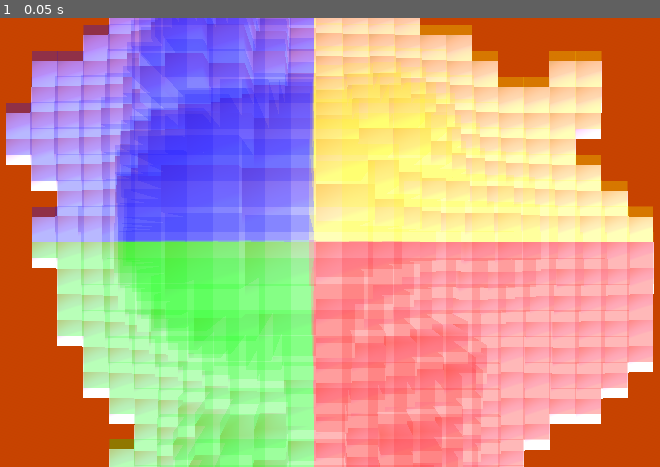
Above: before the commit, frame 1.
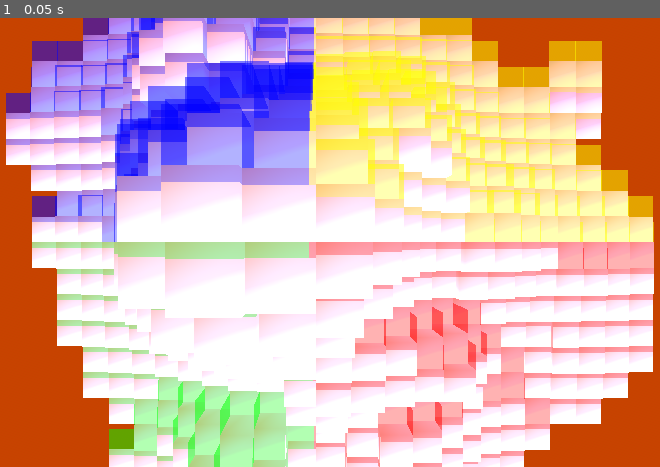
Above: after the commit, the same moment.

Repository: albusdemens/mangrove
Game: Godot game, scene res://scene_2.tscn
The game is run twice, just before and just after one commit, with the same random seed, the same clock (stepped at 60 frames per second) and the same inputs.
Inputs:
- Up to frame 1 (0.05 s): no input

The runs differ from the first frame. In frame 1, 58% of the frame differs, in the area x 0-100%, y 0-100%.

Commit message:
Trying to correclty display characters over mountain top

Diff:
--- a/scenes/scene2/scripts/MountainQuadrants.gd
+++ b/scenes/scene2/scripts/MountainQuadrants.gd
@@ -1,38 +1,41 @@
-@tool # Add this to make the script run in editor
 extends MeshInstance3D
 
 @export var band1_normal: Vector3 = Vector3(1, 0, 0).normalized()
 @export var band2_normal: Vector3 = Vector3(0, 0, 1).normalized()
-@export var overlay_opacity: float = 0.15 # Adjust transparency level
-@export var update_overlay: bool = false: set = _update_overlay # Button to update in editor
+@export var overlay_opacity: float = 0.3
+@export var character_scale: float = 0.1
+@export var motion_speed: float = 0.5
+@export var motion_radius: float = 1.0  # Reduced radius to keep objects closer to center
+
+# Define paths to 3D models for each character type
+@export_dir var models_directory: String = "res://models/"
+@export var cube_model_path: String = "res://models/cube.tscn"
+@export var pyramid_model_path: String = "res://models/pyramid.tscn"
+@export var sphere_model_path: String = "res://models/sphere.tscn"
+@export var octahedron_model_path: String = "res://models/octahedron.tscn"
 
 var highest_point: Vector3 = Vector3(0, 0, 0)
-var original_material = null
-var overlay: MeshInstance3D = null
-
-func _update_overlay(_value):
-	update_overlay = false # Reset the button
-	if Engine.is_editor_hint():
-		# Remove existing overlay if any
-		if overlay and overlay.is_inside_tree():
-			overlay.queue_free()
-			await get_tree().process_frame
-		# Create new overlay
-		calculate_highest_point()
-		create_quadrant_overlay()
+var characters = []
+
+# Define quadrant colors - same as used in the shader
+var quadrant_colors = {
+	1: Color(1.0, 0.0, 0.0),  # Red - Q1
+	2: Color(0.0, 1.0, 0.0),  # Green - Q2
+	3: Color(0.0, 0.0, 1.0),  # Blue - Q3
+	4: Color(1.0, 1.0, 0.0)   # Yellow - Q4
+}
 
 func _ready():
-	if not Engine.is_editor_hint():
-		# Only do this at runtime, not in editor
-		calculate_highest_point()
-		create_quadrant_overlay()
-
-func calculate_highest_point():
-	# Store the original material
-	if material_override:
-		original_material = material_override
-
-	# Find the highest point of the mesh in world space
+	# Find the highest point of the mesh
+	find_highest_point()
+
+	# Apply the quadrant overlay
+	apply_quadrant_overlay()
+
+	# Place characters at the highest point
+	place_characters()
+
+func find_highest_point():
 	var mesh_data = get_mesh()
 	if mesh_data:
 		var highest_y = -INF
@@ -53,9 +56,6 @@
 			var arrays = arr_mesh.surface_get_arrays(0)
 			if arrays.size() > 0:
 				vertices = arrays[Mesh.ARRAY_VERTEX]
-		else:
-			printerr("Error: Unsupported mesh type.")
-			return
 
 		if not vertices.is_empty():
 			for vertex in vertices:
@@ -68,48 +68,47 @@
 		else:
 			print("No vertices found in mesh")
 
-func create_quadrant_overlay():
-	# Create a duplicate of the mesh to use as an overlay
-	overlay = MeshInstance3D.new()
-	overlay.mesh = mesh.duplicate()
+func apply_quadrant_overlay():
+	# Create a duplicate mesh for the overlay
+	var overlay = MeshInstance3D.new()
+	overlay.mesh = get_mesh().duplicate()
 	overlay.name = "QuadrantOverlay"
 
-	# Create the overlay shader material
+	# Create transparent shader material
 	var shader_mat = ShaderMaterial.new()
 	var shader = Shader.new()
 
-	# Shader for transparent quadrant colors
 	shader.code = """
 shader_type spatial;
-render_mode blend_mix, depth_test_disabled, unshaded;
-
-uniform vec3 highest_point = vec3(0.0, 0.0, 0.0);
-uniform vec3 band1_normal = vec3(1.0, 0.0, 0.0);
-uniform vec3 band2_normal = vec3(0.0, 0.0, 1.0);
-uniform float opacity = 0.3;
+render_mode blend_mix, cull_disabled, unshaded;
+
+uniform vec3 highest_point;
+uniform vec3 band1_normal;
+uniform vec3 band2_normal;
+uniform float opacity;
 
 void fragment() {
-	// Get world position
+	// World position calculation
 	vec3 world_pos = (MODEL_MATRIX * vec4(VERTEX, 1.0)).xyz;
 
-	// Calculate direction vectors
+	// Direction from highest point
 	vec3 dir_to_highest = world_pos - highest_point;
 
-	// Calculate distance from planes
+	// Calculate quadrant
 	float dist1 = dot(dir_to_highest, band1_normal);
 	float dist2 = dot(dir_to_highest, band2_normal);
 
-	// Assign colors based on quadrant with transparency
-	vec4 color = vec4(0.5, 0.5, 0.5, 0.0); // Default transparent
+	// Set color based on quadrant
+	vec4 color = vec4(0.5, 0.5, 0.5, 0.0);
 
 	if (dist1 > 0.0 && dist2 > 0.0) {
-		color = vec4(1.0, 0.0, 0.0, opacity); // Quadrant 1: Red
+		color = vec4(1.0, 0.0, 0.0, opacity); // Red - Q1
 	} else if (dist1 < 0.0 && dist2 > 0.0) {
-		color = vec4(0.0, 1.0, 0.0, opacity); // Quadrant 2: Green
+		color = vec4(0.0, 1.0, 0.0, opacity); // Green - Q2
 	} else if (dist1 < 0.0 && dist2 < 0.0) {
-		color = vec4(0.0, 0.0, 1.0, opacity); // Quadrant 3: Blue
+		color = vec4(0.0, 0.0, 1.0, opacity); // Blue - Q3
 	} else if (dist1 > 0.0 && dist2 < 0.0) {
-		color = vec4(1.0, 1.0, 0.0, opacity); // Quadrant 4: Yellow
+		color = vec4(1.0, 1.0, 0.0, opacity); // Yellow - Q4
 	}
 
 	ALBEDO = color.rgb;
@@ -123,22 +122,151 @@
 	shader_mat.set_shader_parameter("band2_normal", band2_normal)
 	shader_mat.set_shader_parameter("opacity", overlay_opacity)
 
-	# Apply the material to the overlay
+	# Apply material and offset slightly to prevent z-fighting
 	overlay.material_override = shader_mat
-
-	# Position the overlay slightly above the mountain to prevent z-fighting
-	overlay.position = Vector3(0, 0.01, 0) # Small offset to prevent z-fighting
-
-	# Add the overlay as a child
+	overlay.position += Vector3(0, 0.02, 0)
+
+	# Add to scene
 	add_child(overlay)
-
-	# Make sure the overlay is properly set up in the scene tree
-	overlay.owner = get_tree().edited_scene_root if Engine.is_editor_hint() else owner
-
-	print("Added quadrant overlay with transparency")
+	print("Added quadrant overlay")
+
+func place_characters():
+	# Create a parent node to hold all characters
+	var characters_container = Node3D.new()
+	characters_container.name = "Characters"
+	add_child(characters_container)
+
+	# The shapes we'll create (4 types)
+	var shape_types = ["Cube", "Pyramid", "Sphere", "Octahedron"]
+
+	# Position offset around the highest point
+	var base_height = highest_point.y + 2.0  # Position characters higher above the terrain for visibility
+
+	# Place each shape type in each quadrant
+	for quadrant in range(1, 5):
+		var shape_type = shape_types[quadrant - 1]
+
+		# Calculate 4 positions within this quadrant
+		for i in range(4):
+			# Calculate position - spread the objects out in their quadrant
+			var angle = randf_range(0, PI/2) + (PI/2) * (quadrant - 1)
+			var distance = randf_range(3.0, 5.0)
+			var pos_x = highest_point.x + cos(angle) * distance
+			var pos_z = highest_point.z + sin(angle) * distance
+
+			# Create the character using the corresponding model or fallback
+			var model_path = ""
+			match shape_type:
+				"Cube": model_path = cube_model_path
+				"Pyramid": model_path = pyramid_model_path
+				"Sphere": model_path = sphere_model_path
+				"Octahedron": model_path = octahedron_model_path
+
+			var character = load_character_model(shape_type, model_path, quadrant)
+
+			if character:
+				# Position the character
+				character.position = Vector3(pos_x, base_height, pos_z)
+				character.scale = Vector3(character_scale, character_scale, character_scale)
+
+				# Store the original position for movement calculations
+				character.set_meta("original_pos", Vector3(pos_x, base_height, pos_z))
+				character.set_meta("movement_phase", randf() * 2.0 * PI)  # Random starting phase
+				character.set_meta("quadrant", quadrant)  # Store the quadrant
+
+				characters.append(character)
+				characters_container.add_child(character)
+
+				print("Placed ", shape_type, " at position ", character.position, " in quadrant ", quadrant)
+			else:
+				print("Failed to load model for ", shape_type)
+
+	print("Placed characters at the highest point")
+
+func load_character_model(shape_type: String, model_path: String, quadrant: int) -> Node3D:
+	# Check if the model path exists
+	if not FileAccess.file_exists(model_path):
+		print("Model file not found: ", model_path)
+		# Fall back to creating a primitive shape
+		return create_fallback_shape(shape_type, quadrant)
+
+	# Load the model
+	var model_scene = load(model_path)
+	if not model_scene:
+		print("Failed to load model: ", model_path)
+		return create_fallback_shape(shape_type, quadrant)
+
+	# Instance the model scene
+	var model_instance = model_scene.instantiate()
+	if not model_instance:
+		print("Failed to instantiate model: ", model_path)
+		return create_fallback_shape(shape_type, quadrant)
+
+	model_instance.name = shape_type
+
+	# Set color based on quadrant
+	var color = quadrant_colors[quadrant]
+
+	# Try to find and update materials in the model
+	apply_color_to_model(model_instance, color)
+
+	return model_instance
+
+func apply_color_to_model(node: Node, color: Color):
+	# Recursively search for MeshInstance3D nodes and apply color
+	if node is MeshInstance3D:
+		var mesh_instance = node as MeshInstance3D
+
+		# Check for existing materials
+		if mesh_instance.material_override:
+			# Clone the material to avoid modifying the original
+			var new_material = mesh_instance.material_override.duplicate()
+			if new_material is BaseMaterial3D:
+				new_material.albedo_color = color
+				mesh_instance.material_override = new_material
+		else:
+			# Create a new material
+			var new_material = StandardMaterial3D.new()
+			new_material.albedo_color = color
+			mesh_instance.material_override = new_material
+
+	# Check child nodes
+	for child in node.get_children():
+		apply_color_to_model(child, color)
+
+func create_fallback_shape(shape_type: String, quadrant: int) -> MeshInstance3D:
+	print("Creating fallback shape for ", shape_type)
+	var shape_instance = MeshInstance3D.new()
+	shape_instance.name = shape_type
+
+	# Create a different shape based on type
+	match shape_type:
+		"Cube":
+			var box_mesh = BoxMesh.new()
+			shape_instance.mesh = box_mesh
+		"Pyramid":
+			var prism_mesh = PrismMesh.new()
+			prism_mesh.size = Vector3(1, 1, 1)
+			shape_instance.mesh = prism_mesh
+		"Sphere":
+			var sphere_mesh = SphereMesh.new()
+			shape_instance.mesh = sphere_mesh
+		"Octahedron":
+			# Better octahedron approximation
+			var sphere_mesh = SphereMesh.new()
+			sphere_mesh.radial_segments = 4
+			sphere_mesh.rings = 2
+			shape_instance.mesh = sphere_mesh
+
+	# Set color based on quadrant
+	var material = StandardMaterial3D.new()
+	material.albedo_color = quadrant_colors[quadrant]
+
+	shape_instance.material_override = material
+
+	return shape_instance
 
 func get_player_quadrant(player_position: Vector3) -> int:
-	# Transform player position to the mountain's local space
 	var local_player_pos = global_transform.inverse() * player_position
 	var local_highest_point = global_transform.inverse() * highest_point
 	var local_band1_normal = global_transform.basis.inverse() * band1_normal
@@ -155,12 +283,37 @@
 		return 3
 	elif dist1 > 0.0 && dist2 < 0.0:
 		return 4
-	return 0 # Or some default value if needed
-
-func _process(_delta):
-	if not Engine.is_editor_hint(): # Only run this at runtime
-		var player = get_tree().get_first_node_in_group("players")
-		if player:
-			var _player_quadrant = get_player_quadrant(player.global_position)
-			# Uncomment to debug:
-			# print("Player is in quadrant:", _player_quadrant)
+	return 0
+
+func _process(delta):
+	# Update character movement
+	update_character_movement(delta)
+
+	# Check player quadrant
+	var player = get_tree().get_first_node_in_group("players")
+	if player:
+		var _player_quadrant = get_player_quadrant(player.global_position)
+
+func update_character_movement(delta):
+	for character in characters:
+		var original_pos = character.get_meta("original_pos")
+		var phase = character.get_meta("movement_phase")
+		var quadrant = character.get_meta("quadrant")
+
+		# Update the phase
+		phase += delta * motion_speed
+		character.set_meta("movement_phase", phase)
+
+		# Calculate new position with circular motion - adjust based on quadrant
+		var angle_offset = (quadrant - 1) * PI/2  # 0, 90, 180, or 270 degrees
+		var offset_x = cos(phase + angle_offset) * motion_radius
+		var offset_z = sin(phase + angle_offset) * motion_radius
+
+		# Add small up and down bobbing motion
+		var offset_y = sin(phase * 2.0) * 0.3
+
+		# Update position
+		character.position = original_pos + Vector3(offset_x, offset_y, offset_z)
+
+		# Also add a spinning effect
+		character.rotation.y = phase
